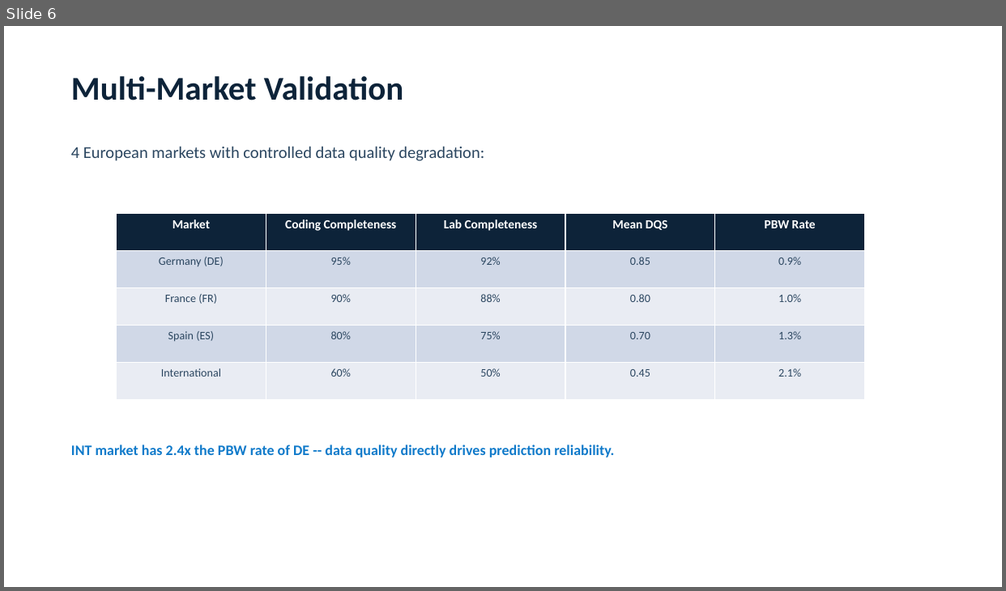
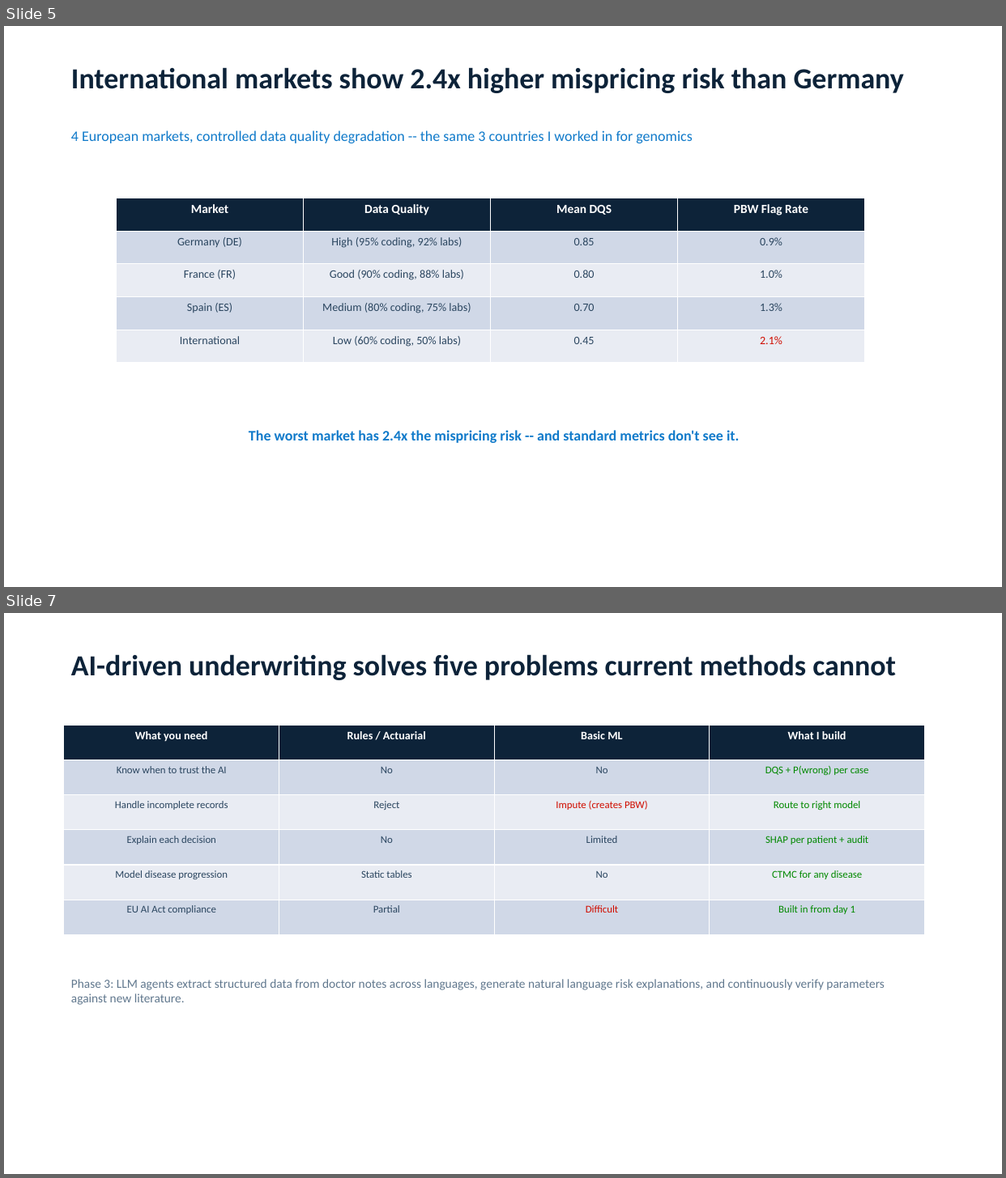
Before and after one commit to ttmgr/Tim_Reska, a slide deck: MedRisk-ADH/data/reports/medrisk_adh_deck.pptx. Shown one above the other, each under a label of ours: slide 6 before the commit, slides 5 and 7 after it; the slides between them are not shown. The pictures are 1006x591 and 1006x1178 pixels, drawn with LibreOffice and Linux fonts; fonts in the diff are those of the drawing. Boxes give left, top, right and bottom in pixels: in the first picture for what was removed or moved away, otherwise in the second. Text is boxed around its words. In the diff, an @@ line names an element or a change of style, - is before the commit and + after.

Commit message:
Add design overhaul, clinical fixes, MARP slides, and interview narrative
- Overhaul all presentations to match template design system (Calibri, #2D3436/#2C6FA0/#B2BEC3)
- Replace text-based pipelines with proper flowcharts (fpdf2 rounded rects, python-pptx shapes)
- Rewrite 22 slide titles as MBB action titles, trim bullets, add source lines
- Standardize Streamlit app UI across 10 files (colors, fonts, badges, charts)
- Fix 4 CRITICAL clinical values (CSF p-tau181 mean, COPD prevalence, F00.x GM annotations, E11.319)
- Add MARP slide deck (slides/pitch.md + theme.css) with PhD-to-disease-progression bridge narrative
- Add PhD→underwriting bridge: "same CTMC math, new domain"
- Map all JD requirements to evidence, integrate reference letter details
- Add new interview Q&As: not-an-MD defense, PO/data team collaboration

```diff
--- a/MedRisk-ADH/data/reports/medrisk_adh_deck.pptx
+++ b/MedRisk-ADH/data/reports/medrisk_adh_deck.pptx
@@ slide 7 added at (4,613,1002,1174), background #FFFFFF @@
@@ text added at (71,654,896,680), 28 pt, text #0D2339, bold @@
+AI-driven underwriting solves five problems current methods cannot
@@ table added at (64,726,927,935), 6 rows, 4 columns @@
+What you need | Rules / Actuarial | Basic ML | What I build
+Know when to trust the AI | No | No | DQS + P(wrong) per case
+Handle incomplete records | Reject | Impute (creates PBW) | Route to right model
+Explain each decision | No | Limited | SHAP per patient + audit
+Model disease progression | Static tables | No | CTMC for any disease
+EU AI Act compliance | Partial | Difficult | Built in from day 1
@@ text added at (71,979,884,1005), 12 pt, text #61788E @@
+Phase 3: LLM agents extract structured data from doctor notes across languages, generate natural language risk explanations, and continuously verify parameters against new literature.
@@ what was slide 6 is now slide 5 @@
@@ slide 5 changed as well @@
@@ text added at (71,67,904,93), 28 pt, text #0D2339, bold @@
+International markets show 2.4x higher mispricing risk than Germany
@@ text removed at (71,76,404,101) @@
-Multi-Market Validation
@@ text at (71,130,692,143): text changed; size 16 to 14 pt; text colour #2B4660 to #107ACA @@
-4 European markets with controlled data quality degradation:
+4 European markets, controlled data quality degradation -- the same 3 countries I worked in for genomics
@@ table at (117,199,865,363) @@
-column 2: Coding Completeness | 95% | 90% | 80% | 60%
-column 3: Lab Completeness | 92% | 88% | 75% | 50%
+column 2: Data Quality | High (95% coding, 92% labs) | Good (90% coding, 88% labs) | Medium (80% coding, 75% labs) | Low (60% coding, 50% labs)
-column 4, row 1: PBW Rate
+column 4, row 1: PBW Flag Rate
@@ table: place and size @@
-table at (117,213,865,400)
+table at (117,199,865,363)
@@ text at (249,430,739,443): text changed @@
-INT market has 2.4x the PBW rate of DE -- data quality directly drives prediction reliability.
+The worst market has 2.4x the mispricing risk -- and standard metrics don't see it.
```
Also in this commit, not shown: 8 other slides added, 13 slides removed, 27 other files.
